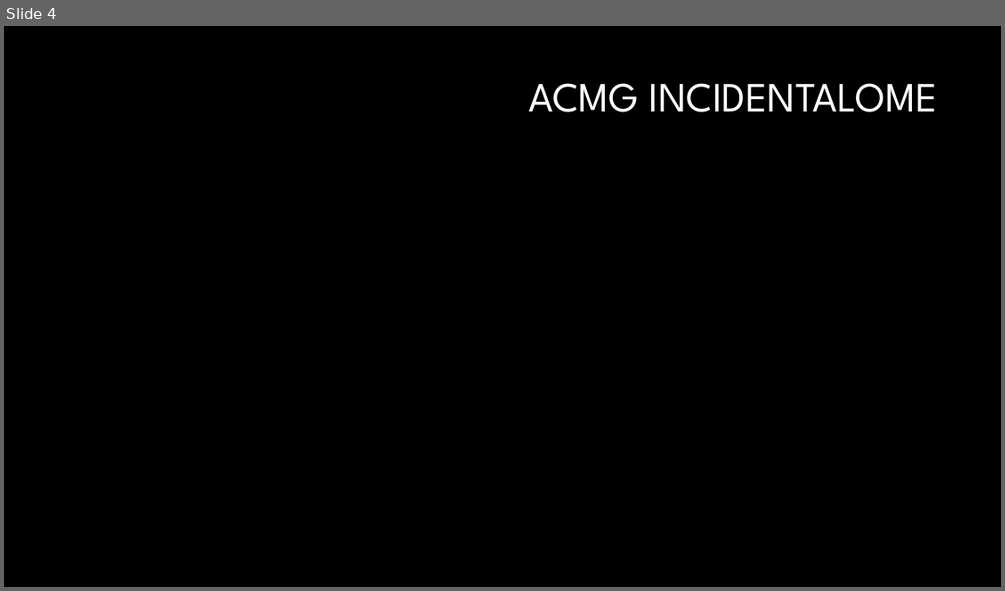
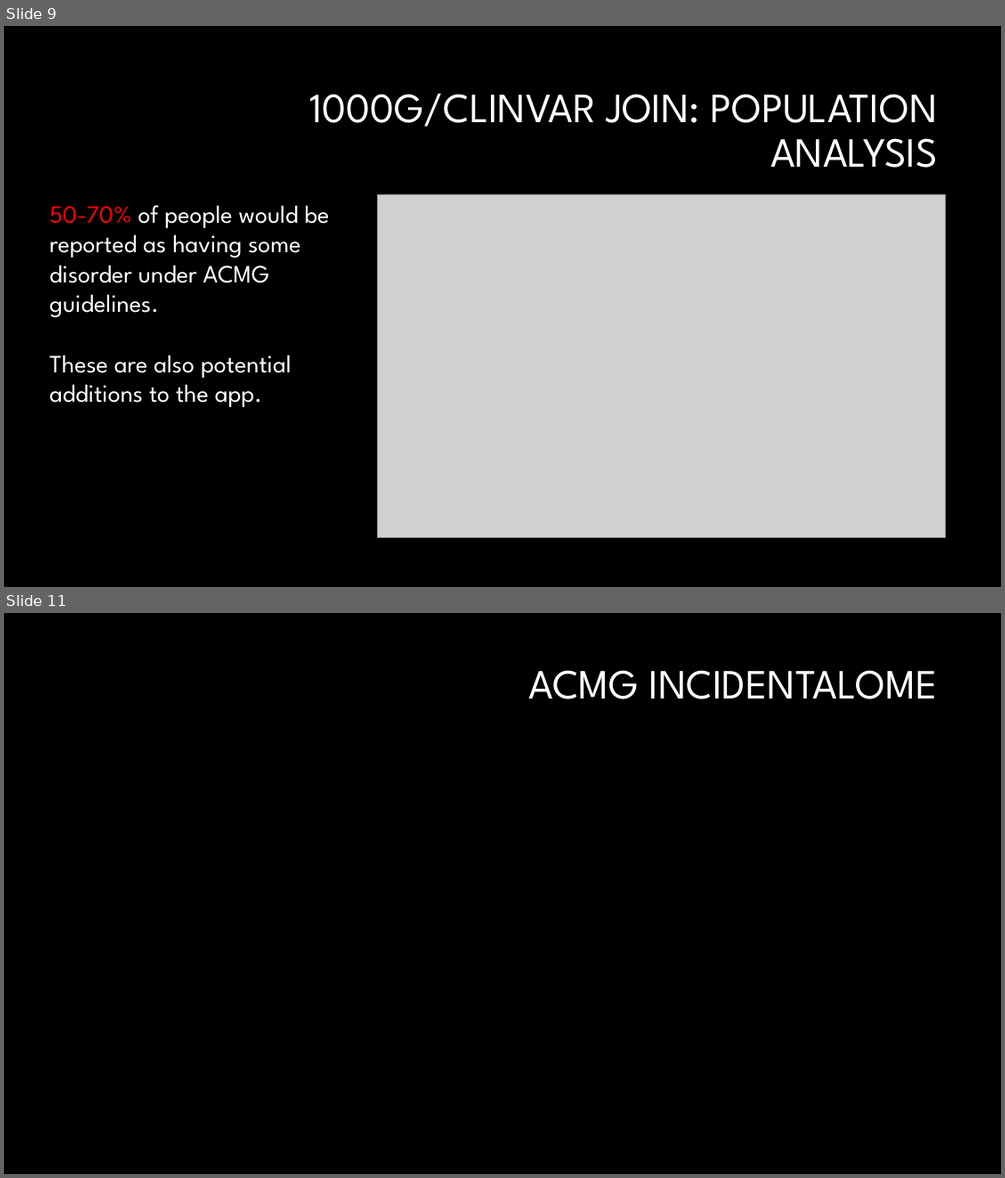
Before and after one commit to dfan/HST-2016, a slide deck: week_6/For_Zak.pptx. Shown one above the other, each under a label of ours: slide 4 before the commit, slides 9 and 11 after it; the slides between them are not shown. The pictures are 1005x591 and 1005x1178 pixels, drawn with LibreOffice and Linux fonts; fonts in the diff are those of the drawing; grey boxes stand for pictures; background and template pictures are left out. Boxes give left, top, right and bottom in pixels: in the first picture for what was removed or moved away, otherwise in the second. Text is boxed around its words. In the diff, an @@ line names an element or a change of style, - is before the commit and + after.

```diff
--- a/week_6/For_Zak.pptx
+++ b/week_6/For_Zak.pptx
@@ slide 9 added at [4, 26, 1001, 587], background #000000 @@
@@ title added at [309, 94, 938, 168], 40 pt, text #FFFFFF @@
+1000G/CLINVAR JOIN: POPULATION ANALYSIS
@@ text added at [49, 205, 330, 407], 24 pt, text #FFFFFF @@
+50-70% of people would be reported as having some disorder under ACMG guidelines.
+These are also potential additions to the app.
@@ picture added at [378, 194, 945, 538] @@
@@ what was slide 4 is now slide 11 @@
```
Also in this commit, not shown: 6 slides changed, 10 other slides added, 5 slides removed, 10 other files.
